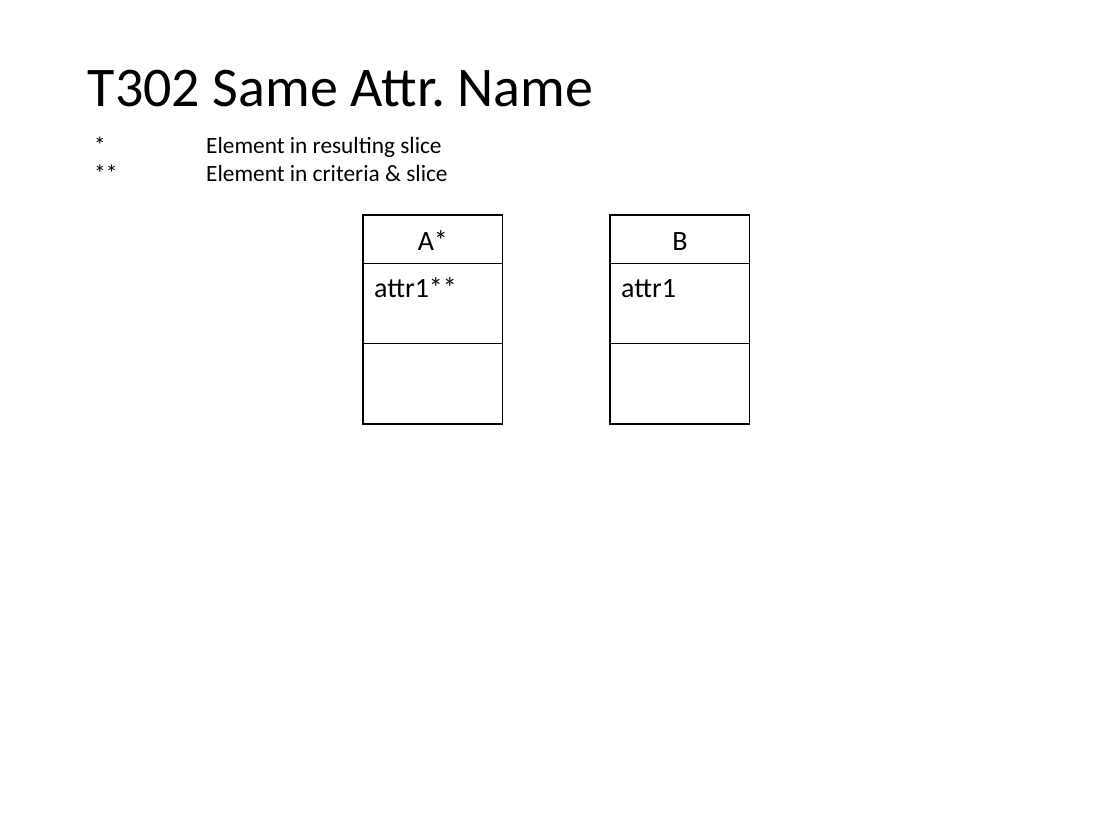
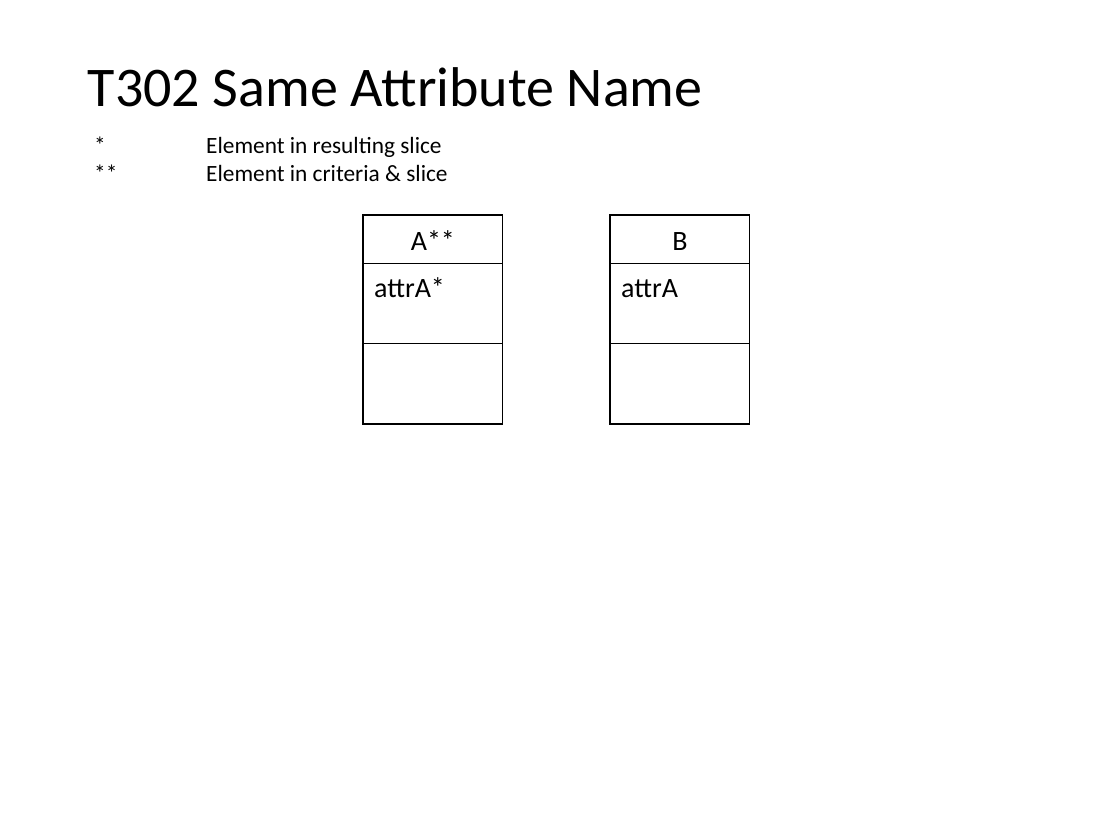
Before and after one commit to nlsfung/MMINT_Examples, a slide deck: slide 32 of CDSliceTestSuite/TestSuite.ppt. Drawn at 1120x840 pixels with LibreOffice and Linux fonts; fonts in the diff are those of the drawing. Boxes give left, top, right and bottom in pixels: in the first picture for what was removed or moved away, otherwise in the second. Text is boxed around its words. In the diff, an @@ line names an element or a change of style, - is before the commit and + after.

```diff
--- a/CDSliceTestSuite/TestSuite.ppt
+++ b/CDSliceTestSuite/TestSuite.ppt
@@ text at (x1=88, y1=67, x2=702, y2=107): text changed @@
-T302 Same Attr. Name
+T302 Same Attribute Name
@@ text in rectangle at (x1=411, y1=230, x2=455, y2=250): text changed @@
-A*
+A**
@@ text in rectangle at (x1=374, y1=277, x2=445, y2=298): text changed @@
-attr1**
+attrA*
@@ text in rectangle at (x1=621, y1=279, x2=678, y2=298): text changed @@
-attr1
+attrA
```
Also in this commit, not shown: 14 other slides changed, 2 other files.
